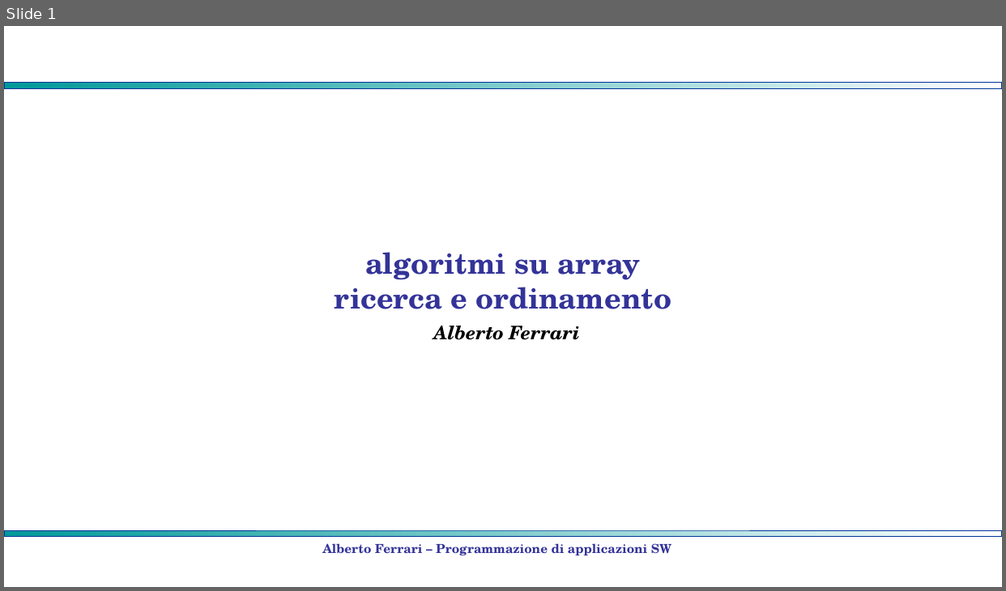
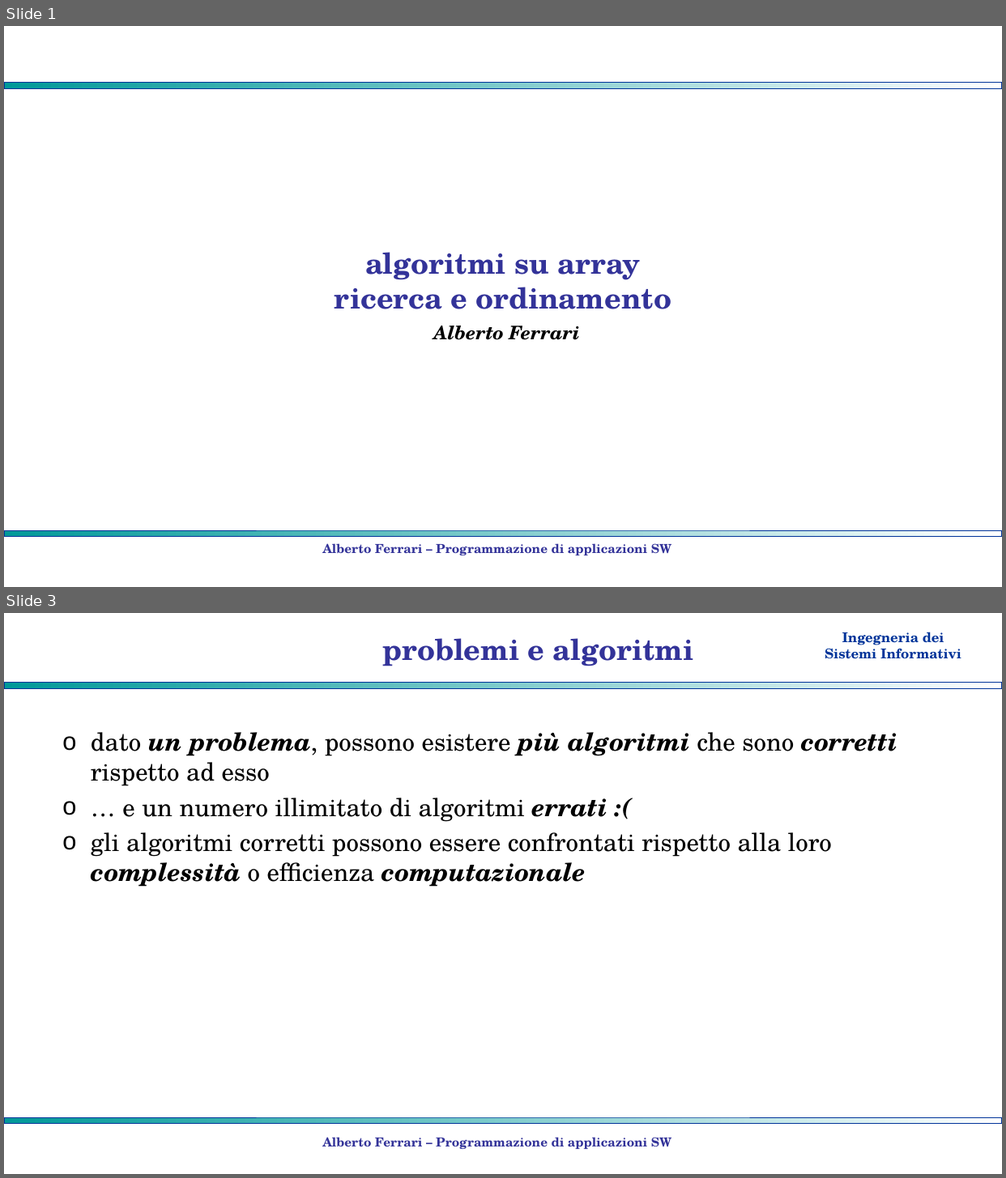
Before and after one commit to albertoferrari/pasw, a slide deck: lezioni/PASW08 - array - ricerca ordinamento.pptx. Shown one above the other, each under a label of ours: slide 1 before the commit, slides 1 and 3 after it; the slides between them are not shown. The pictures are 1006x591 and 1006x1178 pixels, drawn with LibreOffice and Linux fonts; fonts in the diff are those of the drawing; background and template pictures are left out. Boxes give left, top, right and bottom in pixels: in the first picture for what was removed or moved away, otherwise in the second. Text is boxed around its words. In the diff, an @@ line names an element or a change of style, - is before the commit and + after.

```diff
--- a/lezioni/PASW08 - array - ricerca ordinamento.pptx
+++ b/lezioni/PASW08 - array - ricerca ordinamento.pptx
@@ slide 3 added at (x1=4, y1=613, x2=1002, y2=1174), background #FFFFFF; not listed: 1 template element that a slide beside it also shows @@
@@ text added at (x1=825, y1=632, x2=961, y2=659), 13 pt, text #003399, bold @@
+Ingegneria dei
+Sistemi Informativi
@@ title added at (x1=383, y1=638, x2=694, y2=666), 28 pt, text #333399, bold @@
+problemi e algoritmi
@@ rectangle added at (x1=4, y1=683, x2=1002, y2=688), fill gradient #009999 to #FFFFFF, outline #003399 0.75 pt @@
@@ text added at (x1=91, y1=732, x2=897, y2=887), 24 pt, text #000000 @@
+o dato un problema, possono esistere più algoritmi che sono corretti rispetto ad esso
+o … e un numero illimitato di algoritmi errati :(
+o gli algoritmi corretti possono essere confrontati rispetto alla loro complessità o efficienza computazionale
@@ text added at (x1=322, y1=1137, x2=671, y2=1149), 12 pt, text #333399, bold @@
+Alberto Ferrari – Programmazione di applicazioni SW
```
Also in this commit, not shown: 14 slides changed, 15 other slides added, 1 other file.
